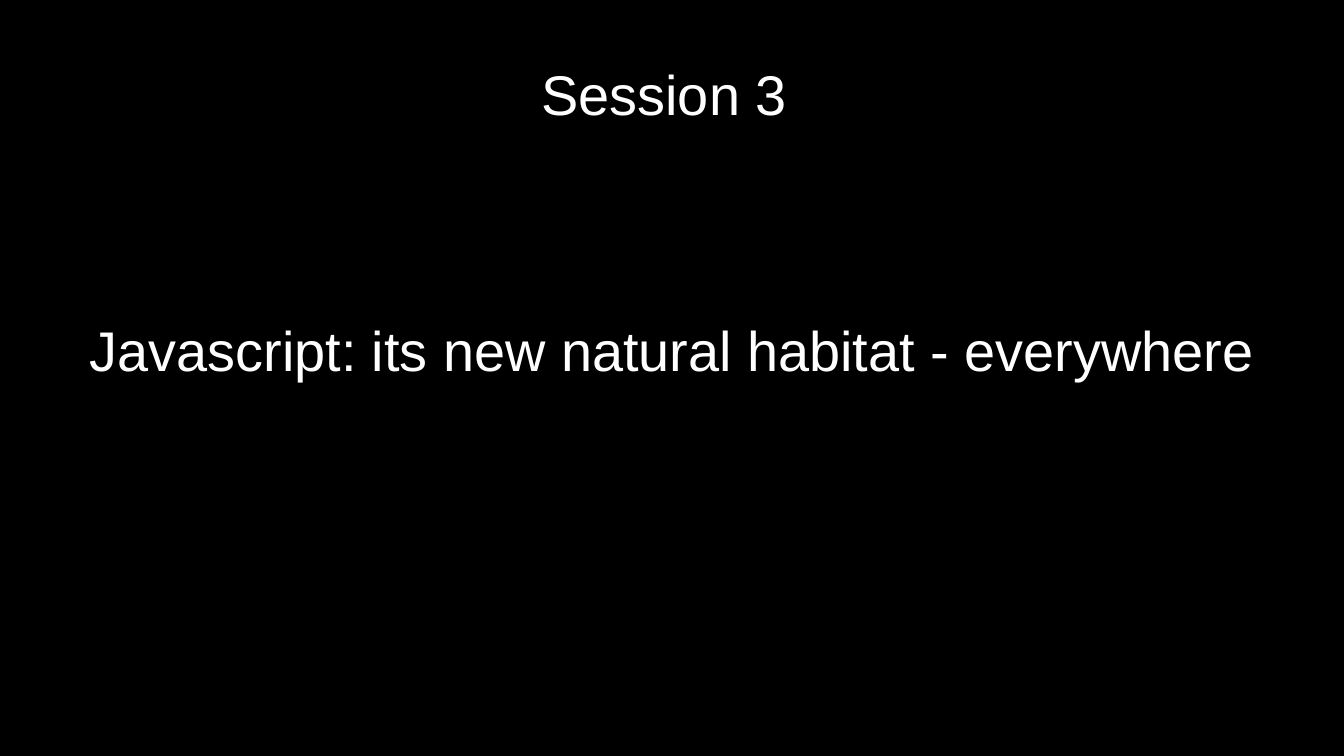
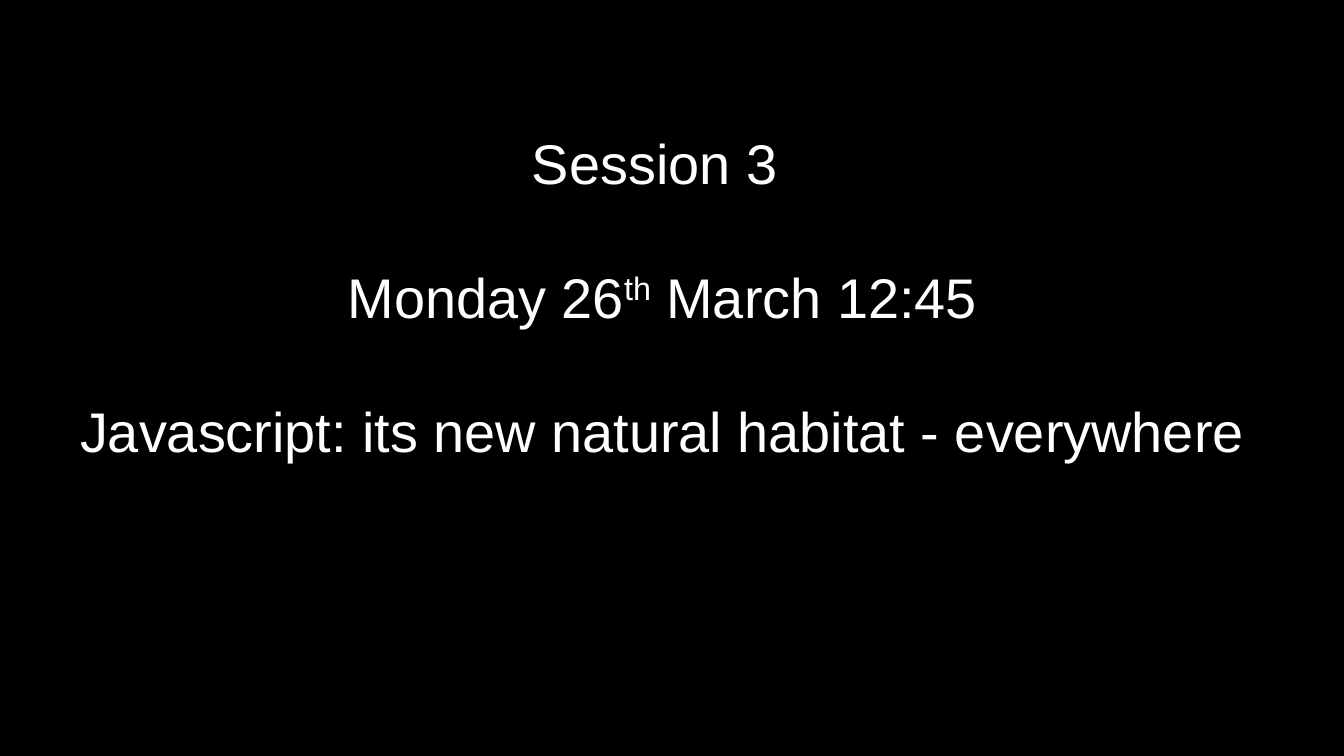
Before and after one commit to numical/jsacademy, a slide deck: slide 23 of session1/Talk1.odp (slide 24 before the commit). Drawn at 1344x756 pixels with LibreOffice and Linux fonts; fonts in the diff are those of the drawing. Boxes give left, top, right and bottom in pixels: in the first picture for what was removed or moved away, otherwise in the second. Text is boxed around its words. In the diff, an @@ line names an element or a change of style, - is before the commit and + after.

```diff
--- a/session1/Talk1.odp
+++ b/session1/Talk1.odp
@@ title removed at <box>541,74,787,116</box> @@
-Session 3
@@ title at <box>80,143,1244,462</box>: text changed @@
-Javascript: its new natural habitat - everywhere
+Session 3
+Monday 26th March 12:45
+Javascript: its new natural habitat - everywhere
```
Also in this commit, not shown: 8 other slides changed, 5 slides added, 4 slides removed, 15 other files.
